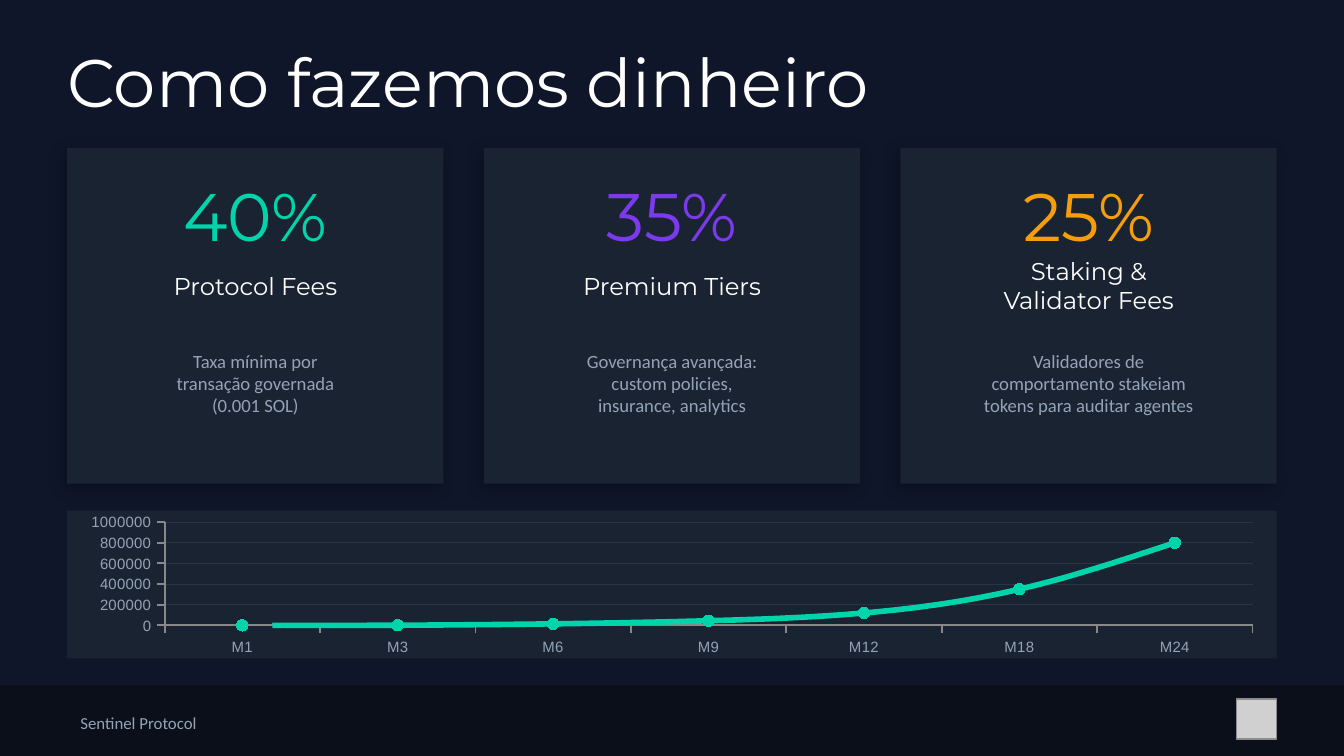
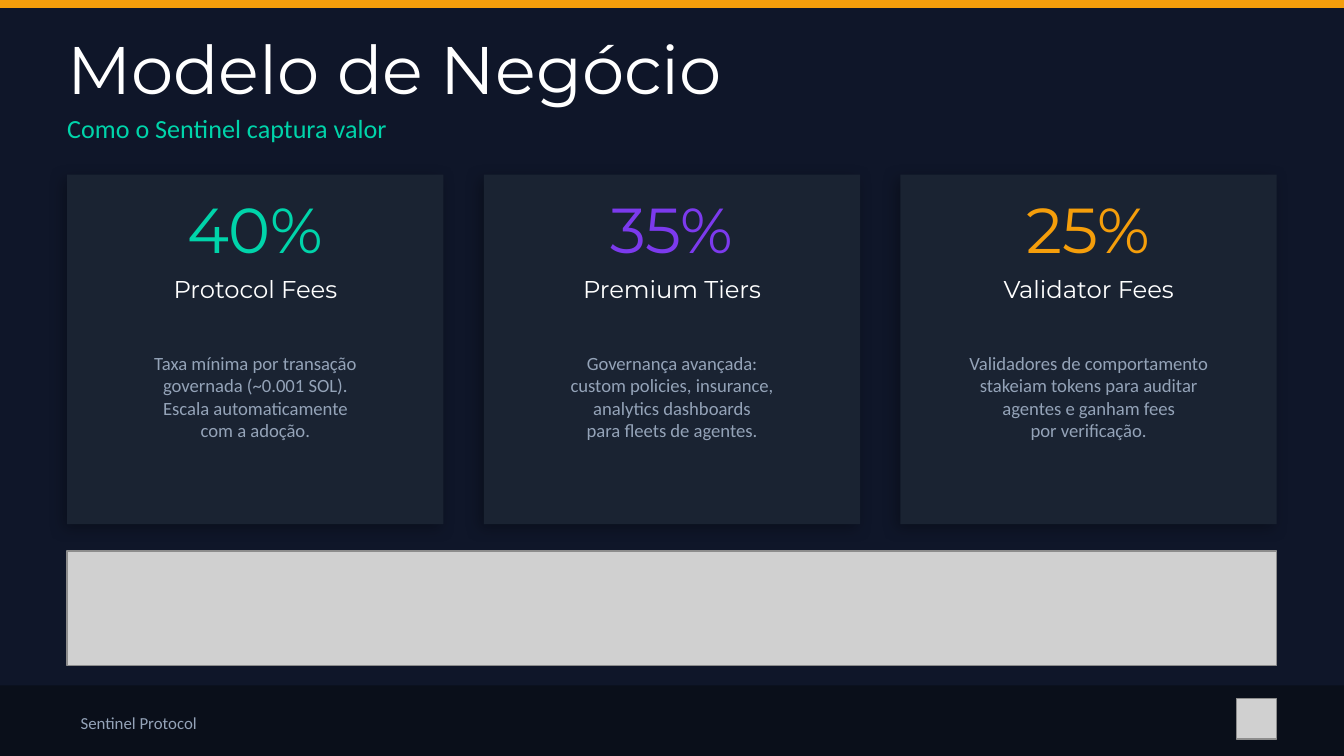
Before and after one commit to aquental/sentinel-protocol, a slide deck: slide 5 of slides/Sentinel_Protocol_Pitch_Deck.pptx (slide 13 before the commit). Drawn at 1344x756 pixels with LibreOffice and Linux fonts; fonts in the diff are those of the drawing; grey boxes stand for pictures. Boxes give left, top, right and bottom in pixels: in the first picture for what was removed or moved away, otherwise in the second. Text is boxed around its words. In the diff, an @@ line names an element or a change of style, - is before the commit and + after.

Commit message:
updated presentation

```diff
--- a/slides/Sentinel_Protocol_Pitch_Deck.pptx
+++ b/slides/Sentinel_Protocol_Pitch_Deck.pptx
@@ rectangle added at [0,0,1344,8], fill #F59E0B @@
@@ text removed at [67,57,869,108] @@
-Como fazemos dinheiro
@@ text added at [67,44,722,108], 36 pt, text #FFFFFF @@
+Modelo de Negócio
@@ text added at [67,120,387,142], 14 pt, text #00D4AA @@
+Como o Sentinel captura valor
@@ rectangle: place and size @@
-rectangle at [67,148,444,484]
+rectangle at [67,175,444,524]
@@ rectangle: place and size @@
-rectangle at [484,148,860,484]
+rectangle at [484,175,860,524]
@@ rectangle: place and size @@
-rectangle at [900,148,1277,484]
+rectangle at [900,175,1277,524]
@@ text "40%": place and size @@
-text "40%" at [183,193,328,242]
+text "40%" at [187,208,323,254]
@@ text "35%": place and size @@
-text "35%" at [607,193,737,242]
+text "35%" at [611,208,734,254]
@@ size 36 to 34 pt in 3 elements at [187,208,323,254], [611,208,734,254], [1027,208,1151,254] @@
@@ text "25%": place and size @@
-text "25%" at [1023,193,1154,242]
+text "25%" at [1027,208,1151,254]
@@ text "Validator Fees": place and size @@
-text "Validator Fees" at [1004,262,1174,309]
+text "Validator Fees" at [1004,280,1174,298]
@@ text at [1031,262,1124,285]: paragraph removed @@
-Staking &
@@ text at [154,357,357,440]: text changed @@
-Taxa mínima por
-transação governada
-(0.001 SOL)
+Taxa mínima por transação
+governada (~0.001 SOL).
+Escala automaticamente
+com a adoção.
@@ text at [969,357,1208,440]: text changed @@
-Validadores de
-comportamento stakeiam
-tokens para auditar agentes
+Validadores de comportamento
+stakeiam tokens para auditar
+agentes e ganham fees
+por verificação.
@@ text at [571,379,774,440]: text changed @@
-custom policies,
-insurance, analytics
+custom policies, insurance,
+analytics dashboards
+para fleets de agentes.
@@ line chart removed at [67,511,1277,659] @@
-categories: M1, M3, M6, M9, M12, M18, M24
-Series 1: 0, 0, 20000, 40000, 120000, 350000, 800000
@@ picture added at [67,551,1277,665] @@
```
Also in this commit, not shown: 2 other slides changed, 5 slides added, 14 slides removed, 2 other files.
